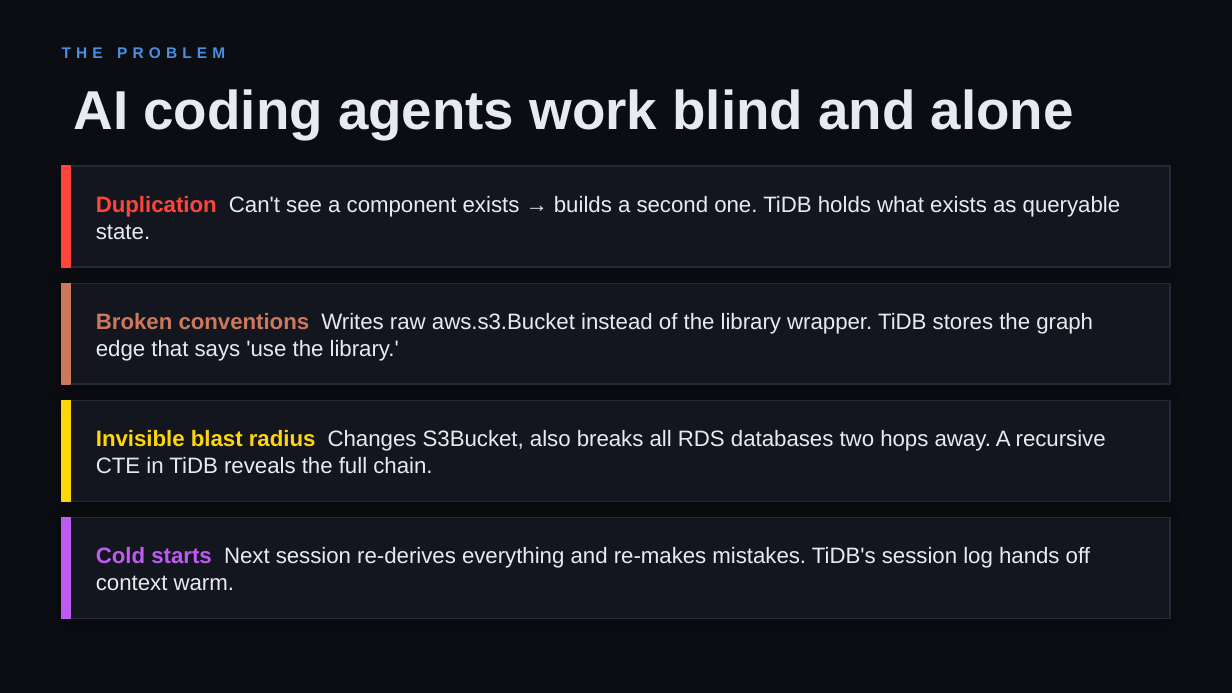
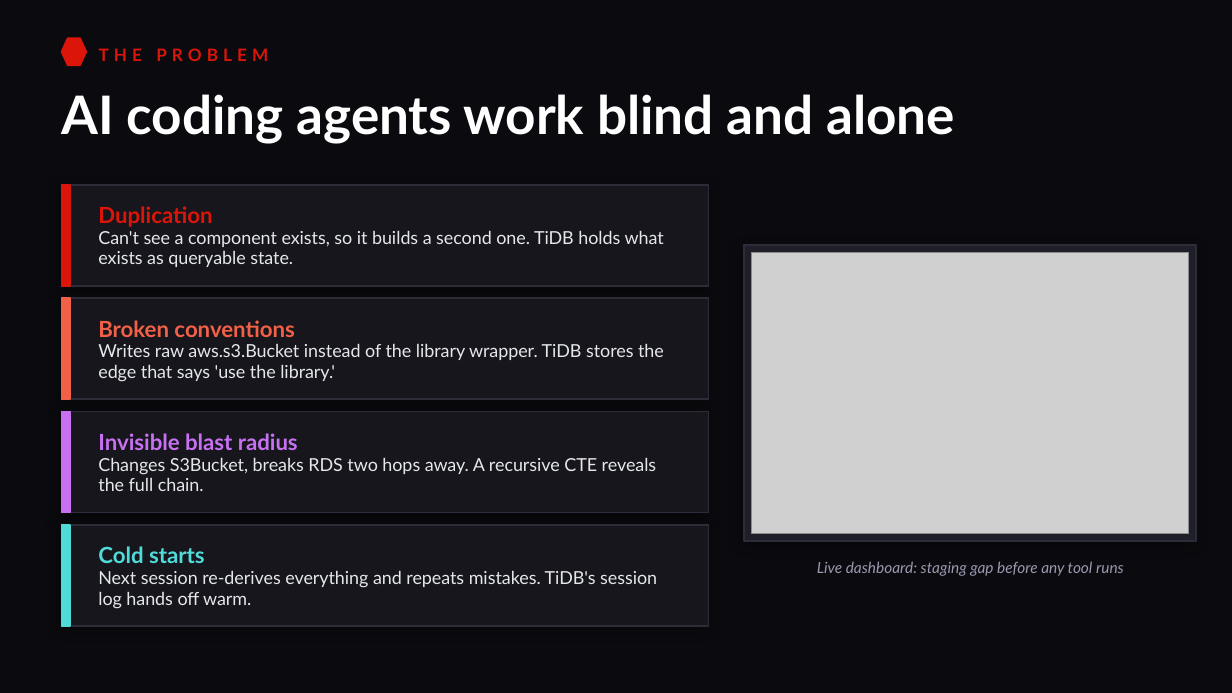
Before and after one commit to stephenlthorn/mem9-ai-coding, a slide deck: slide 2 of report/tidb-demo.pptx. Drawn at 1232x693 pixels with LibreOffice and Linux fonts; fonts in the diff are those of the drawing; grey boxes stand for pictures. Boxes give left, top, right and bottom in pixels: in the first picture for what was removed or moved away, otherwise in the second. Text is boxed around its words. In the diff, an @@ line names an element or a change of style, - is before the commit and + after.

```diff
--- a/report/tidb-demo.pptx
+++ b/report/tidb-demo.pptx
@@ background #0B0D12 to #0B0B0F @@
@@ hexagon added at box(62, 38, 86, 65), fill #DC150B, outline #DC150B 1 pt @@
@@ text "THE PROBLEM": place and size @@
-text "THE PROBLEM" at box(62, 47, 225, 58)
+text "THE PROBLEM" at box(99, 48, 268, 61)
@@ text "THE PROBLEM" at box(99, 48, 268, 61): size 9 to 10 pt, font Arial to Lato, text colour #4A90E2 to #DC150B @@
@@ text "AI coding agents work blind ...": place and size @@
-text "AI coding agents work blind ..." at box(74, 89, 1074, 139)
+text "AI coding agents work blind ..." at box(62, 94, 955, 144)
@@ text "AI coding agents work blind ..." at box(62, 94, 955, 144): size 32 to 31 pt, font Arial to Lato, text colour #E8EAF0 to #FFFFFF @@
@@ rectangle removed at box(62, 166, 1170, 267) @@
@@ rectangle: place and size @@
-rectangle at box(62, 166, 70, 267)
+rectangle at box(62, 185, 70, 286)
@@ rectangle at box(62, 185, 70, 286): fill #FF453A to #DC150B; outline #FF453A 1 pt to #DC150B 1 pt @@
@@ rectangle added at box(62, 185, 708, 286), fill #16161C, outline #2D2D3A 1 pt @@
@@ text at box(98, 206, 664, 267): text changed; size 13 to 10.5 pt; font Arial to Lato; text colour #E8EAF0 to #E5E8EB @@
-Duplication Can't see a component exists → builds a second one. TiDB holds what exists as queryable state.
+Duplication
+Can't see a component exists, so it builds a second one. TiDB holds what exists as queryable state.
@@ rectangle added at box(744, 245, 1196, 541), fill #1F1F29, outline #2D2D3A 1 pt @@
@@ picture added at box(752, 253, 1189, 533) @@
@@ rectangle: place and size @@
-rectangle at box(62, 283, 70, 384)
+rectangle at box(62, 298, 70, 399)
@@ rectangle at box(62, 298, 70, 399): fill #CC785C to #F26048; outline #CC785C 1 pt to #F26048 1 pt @@
@@ rectangle removed at box(62, 283, 1170, 384) @@
@@ rectangle added at box(62, 298, 708, 399), fill #16161C, outline #2D2D3A 1 pt @@
@@ text at box(98, 320, 664, 382): text changed; size 13 to 10.5 pt; font Arial to Lato; text colour #E8EAF0 to #E5E8EB @@
-Broken conventions Writes raw aws.s3.Bucket instead of the library wrapper. TiDB stores the graph edge that says 'use the library.'
+Broken conventions
+Writes raw aws.s3.Bucket instead of the library wrapper. TiDB stores the edge that says 'use the library.'
@@ rectangle: place and size @@
-rectangle at box(62, 400, 70, 501)
+rectangle at box(62, 411, 70, 513)
@@ rectangle at box(62, 411, 70, 513): fill #FFD60A to #C771F2; outline #FFD60A 1 pt to #C771F2 1 pt @@
@@ rectangle removed at box(62, 400, 1170, 501) @@
@@ rectangle added at box(62, 411, 708, 513), fill #16161C, outline #2D2D3A 1 pt @@
@@ text at box(98, 433, 657, 491): text changed; size 13 to 10.5 pt; font Arial to Lato; text colour #E8EAF0 to #E5E8EB @@
-Invisible blast radius Changes S3Bucket, also breaks all RDS databases two hops away. A recursive CTE in TiDB reveals the full chain.
+Invisible blast radius
+Changes S3Bucket, breaks RDS two hops away. A recursive CTE reveals the full chain.
@@ rectangle: place and size @@
-rectangle at box(62, 517, 70, 618)
+rectangle at box(62, 525, 70, 626)
@@ rectangle at box(62, 525, 70, 626): fill #BF5AF2 to #50DBD9; outline #BF5AF2 1 pt to #50DBD9 1 pt @@
@@ rectangle removed at box(62, 517, 1170, 618) @@
@@ rectangle added at box(62, 525, 708, 626), fill #16161C, outline #2D2D3A 1 pt @@
@@ text at box(98, 546, 657, 609): text changed; size 13 to 10.5 pt; font Arial to Lato; text colour #E8EAF0 to #E5E8EB @@
-Cold starts Next session re-derives everything and re-makes mistakes. TiDB's session log hands off context warm.
+Cold starts
+Next session re-derives everything and repeats mistakes. TiDB's session log hands off warm.
@@ text added at box(817, 561, 1124, 576), 9 pt, text #9A99B0, italic @@
+Live dashboard: staging gap before any tool runs
```
Also in this commit, not shown: 13 other slides changed.
